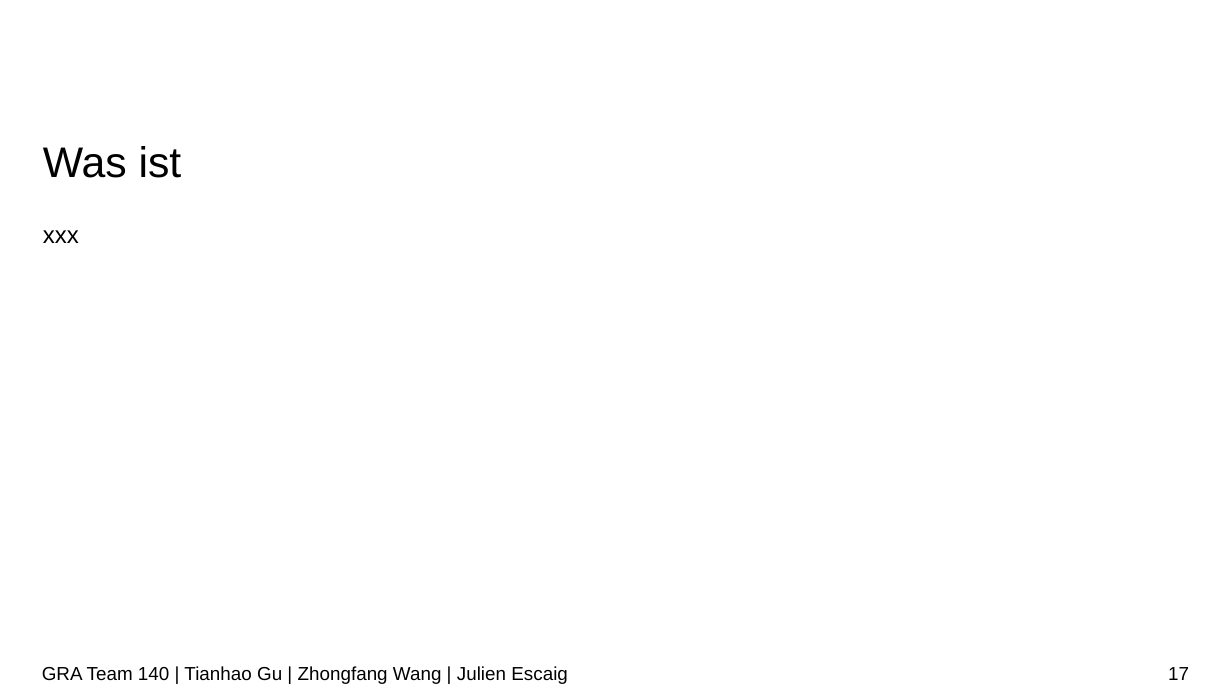
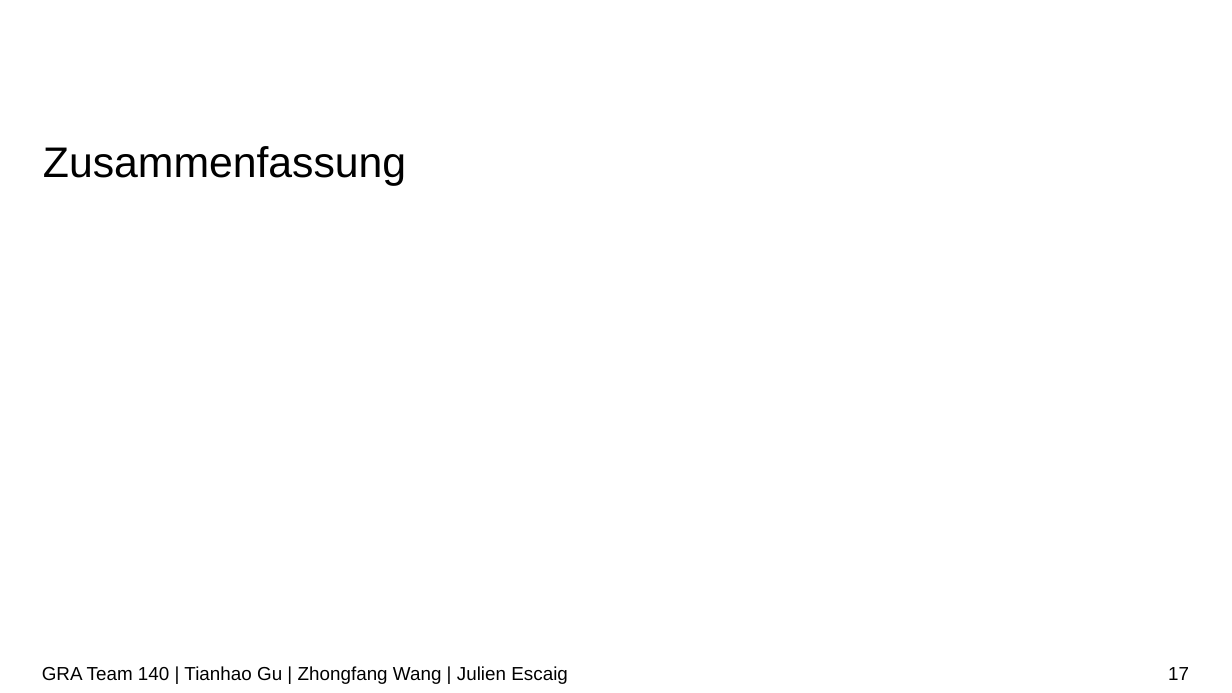
Before and after one commit to tianhaogutum/1, a slide deck: slide 17 of Vortrag/Vortrag.pptx. Drawn at 1232x693 pixels with LibreOffice and Linux fonts; fonts in the diff are those of the drawing; background and template pictures are left out. Boxes give left, top, right and bottom in pixels: in the first picture for what was removed or moved away, otherwise in the second. Text is boxed around its words. In the diff, an @@ line names an element or a change of style, - is before the commit and + after.

```diff
--- a/Vortrag/Vortrag.pptx
+++ b/Vortrag/Vortrag.pptx
@@ title at <box>43,146,406,185</box>: text changed @@
-Was ist
+Zusammenfassung
@@ text removed at <box>43,230,79,243</box> @@
-xxx
```
Also in this commit, not shown: 10 other slides changed, 5 slides added, 6 slides removed, 5 other files.
